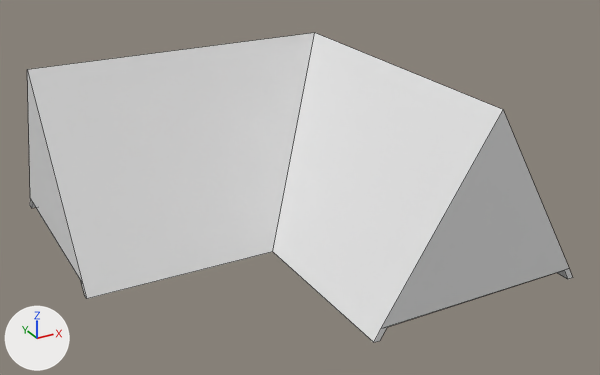
Renders of the FBX model Assets/Art Assets/Props/house_corner_roof.fbx from each side of a commit.
The view is the same before and after, from a camera (50 mm lens) standing at (-12.73, -21.74, 9.07) and looking at (-4.13, -6.11, 1.25). Arrows for +X, +Y and +Z are at lower left; the lights stay in place. The picture after the commit comes second. Mesh edges are drawn as thin lines. Where no turn or scale is listed for an object, it has been applied to the vertices.

Script lines for the objects in view, before the commit:
```python
me_mesh = bpy.data.meshes.new('Mesh')
me_mesh.from_pydata(...)  # 31 vertices, 20 faces; spans x -4.96..4.96, y -4.9..4.9, z -0.29..4.13
me_mesh.materials.append(mat_openpbr_shader1)  # white #e7e7e7
ob_corner_roof = bpy.data.objects.new('corner_roof', me_mesh)
ob_corner_roof.location = (-4.45, -5.6, 0.0)
```
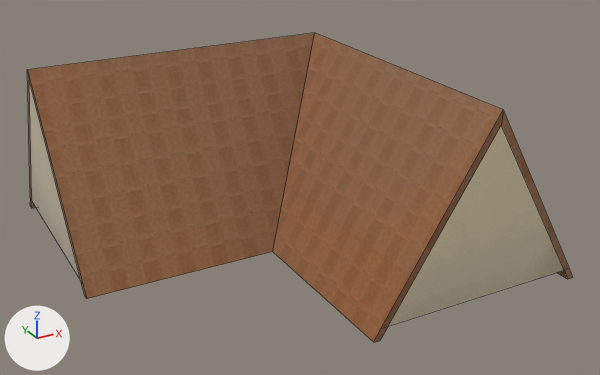
Changed parts and their boxes [x1, y1, x2, y2] in the pictures (600 x 375 px; the box of a moved part takes in the faces that stretch with it):
```json
{"part": 1, "of": "me_mesh", "change": "moved or reshaped", "before": [27, 70, 569, 328], "after": [27, 70, 569, 328]}
{"part": 2, "of": "me_mesh", "change": "recoloured", "before": [28, 33, 573, 342], "after": [28, 33, 573, 342], "on screen": "white to brown"}
```

Edits to the scene script, one JSON object a line:
```json
{"op": "add", "block": "img_tirmlow_lambert1_maskmap_raw_1001_png", "code": ["img_tirmlow_lambert1_maskmap_raw_1001_png = load_image('tirmLow_lambert1_MaskMap_Raw.1001.png', '_unpacked/tirmLow_lambert1_MaskMap_Raw.1001.png', 2048, 2048, 'Non-Color')"]}
{"op": "add", "block": "img_tirmlow_lambert1_basemap_srgb_1001_png", "code": ["img_tirmlow_lambert1_basemap_srgb_1001_png = load_image('tirmLow_lambert1_BaseMap_sRGB.1001.png', '_unpacked/tirmLow_lambert1_BaseMap_sRGB.1001.png', 2048, 2048, 'sRGB')"]}
{"op": "add", "block": "img_roof_low_lambert1_basemap_srgb_1001_png", "code": ["img_roof_low_lambert1_basemap_srgb_1001_png = load_image('roof_low_lambert1_BaseMap_sRGB.1001.png', '_unpacked/roof_low_lambert1_BaseMap_sRGB.1001.png', 2048, 2048, 'sRGB')"]}
{"op": "add", "block": "img_roof_low_lambert1_maskmap_raw_1001_png", "code": ["img_roof_low_lambert1_maskmap_raw_1001_png = load_image('roof_low_lambert1_MaskMap_Raw.1001.png', '_unpacked/roof_low_lambert1_MaskMap_Raw.1001.png', 2048, 2048, 'Non-Color')"]}
{"op": "add", "block": "mat_building", "code": ["mat_building = bpy.data.materials.new('building')", "# uses the picture img_tirmlow_lambert1_basemap_srgb_1001_png", "# uses the picture img_tirmlow_lambert1_maskmap_raw_1001_png"]}
{"op": "add", "block": "mat_roof", "code": ["mat_roof = bpy.data.materials.new('roof')", "# uses the picture img_roof_low_lambert1_basemap_srgb_1001_png", "# uses the picture img_roof_low_lambert1_maskmap_raw_1001_png"]}
{"block": "me_mesh", "where": "# used by ob_corner_roof; location = (-4.45, -5.6, 0.0)"}
{"op": "remove", "block": "me_mesh", "code": "me_mesh.from_pydata(...)  # 31 vertices, 20 faces; spans x -4.96..4.96, y -4.9..4.9, z -0.29..4.13"}
{"op": "add", "block": "me_mesh", "code": "me_mesh.from_pydata(...)  # 27 vertices, 23 faces; spans x -4.96..4.96, y -4.9..4.9, z -0.29..4.13"}
{"block": "me_mesh", "change": "me_mesh part 1"}
{"block": "me_mesh", "change": "7 vertices are removed from x -4.87..-1.82, y -0.12..4.59, z 0.0"}
{"block": "me_mesh", "change": "7 faces are deleted"}
{"block": "me_mesh", "change": "1 vertex moves from x -0.09, y -4.81, z 0.0 to x -0.07, y -4.82, z 0.02"}
{"block": "me_mesh", "change": "3 vertices are added at (-4.88, 4.58, 0.02), (-4.96, 2.24, 3.88), (2.27, -4.9, 3.81)"}
{"block": "me_mesh", "change": "7 new faces join them, mat_roof"}
{"block": "me_mesh", "change": "3 new faces join them, mat_building"}
{"block": "me_mesh", "change": "me_mesh part 2: 13 faces spanning x -4.96..4.96, y -4.9..4.9, z -0.29..4.13 switch from mat_openpbr_shader1 (white #e7e7e7) to mat_roof"}
{"op": "add", "block": "me_mesh", "code": "me_mesh.materials.append(mat_building)"}
```
